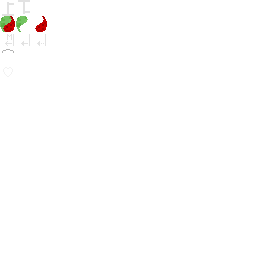
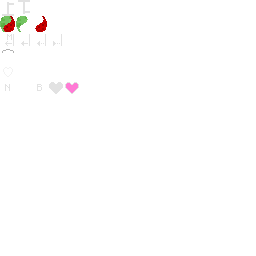
Revision of a layered 256px x 256px image; what changed, layer by layer:
added layer "Inverse Special Door" in group "Door Modes" over 53, 34, 62, 46
added layer "new icons" above "Active Favorite" over 5, 82, 63, 94
added layer "Active Favorite" above "Black BG" over 65, 82, 79, 94